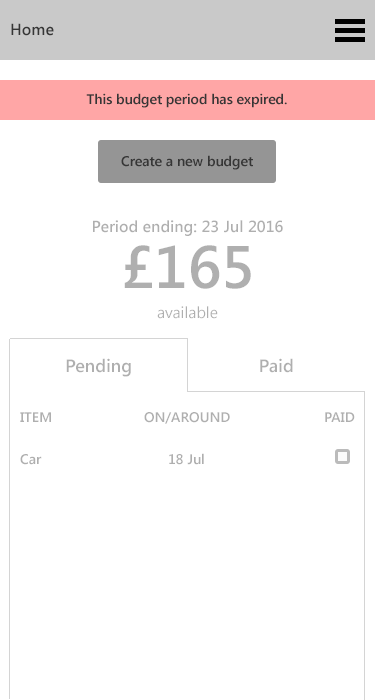
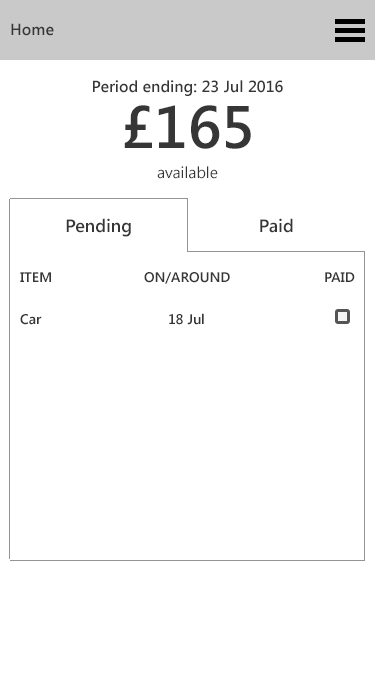
Before/after of a 375px x 700px layered artwork. What changed in the layer stack:
hid group "home-existing-expired" (23 layers) over [0, 80, 375, 700]
showed group "home-existing-current" (18 layers) over [9, 80, 365, 561]
